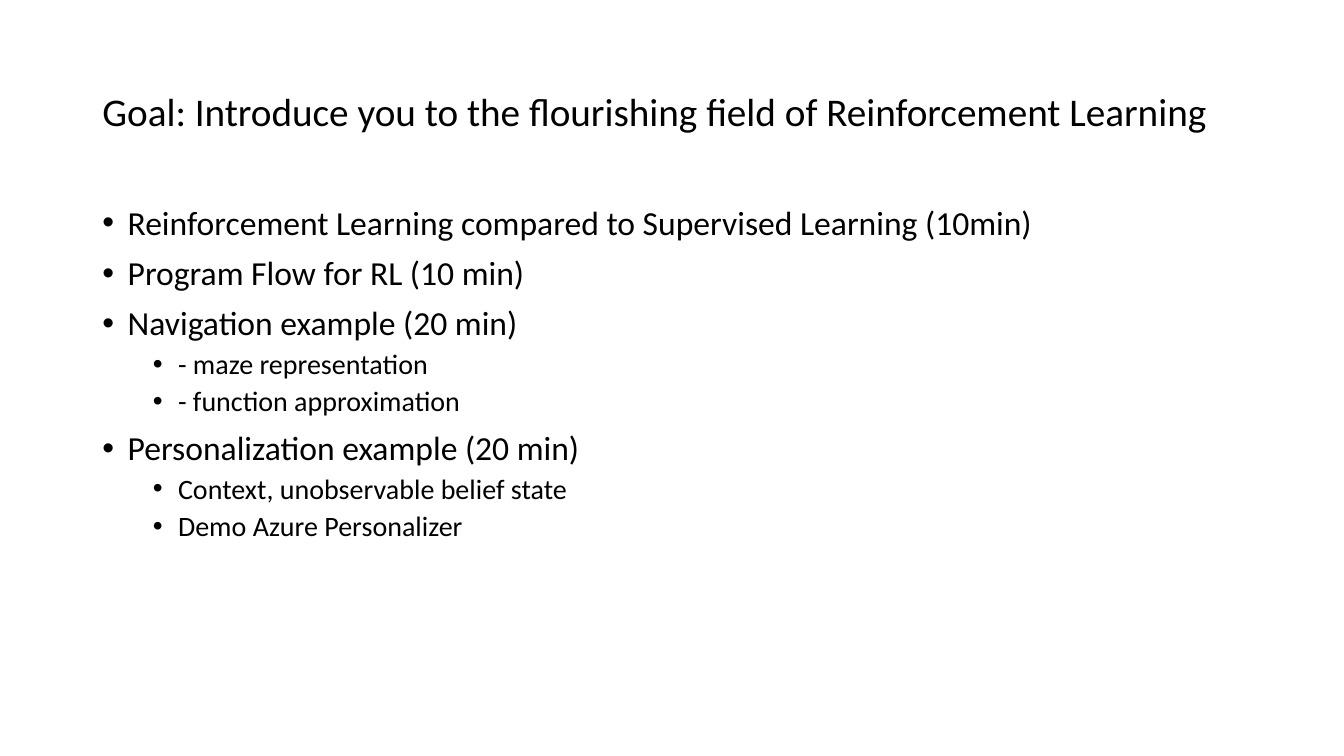
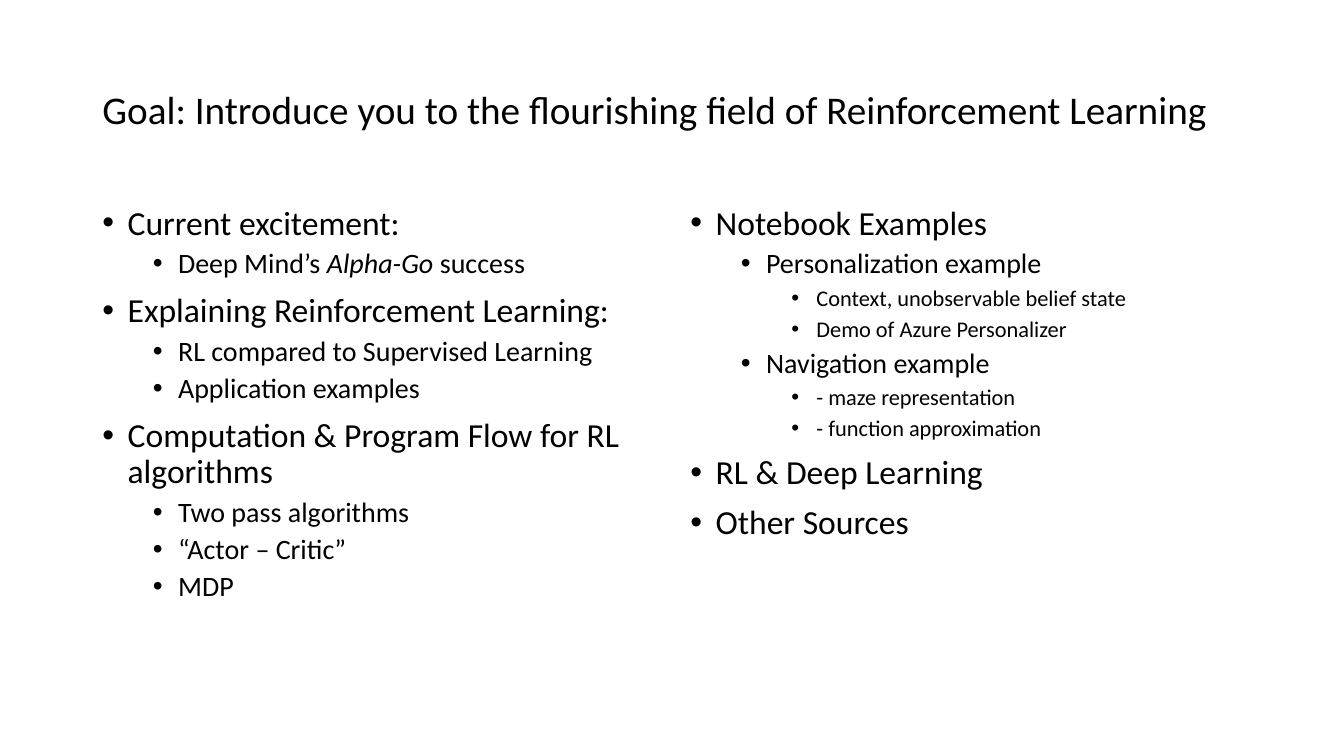
Before and after one commit to microsoft/ICSE2019, a slide deck: slide 2 of Rlearning/RL_ICSE.pptx. Drawn at 1344x756 pixels with LibreOffice and Linux fonts; fonts in the diff are those of the drawing. Boxes give left, top, right and bottom in pixels: in the first picture for what was removed or moved away, otherwise in the second. Text is boxed around its words. In the diff, an @@ line names an element or a change of style, - is before the commit and + after.

```diff
--- a/Rlearning/RL_ICSE.pptx
+++ b/Rlearning/RL_ICSE.pptx
@@ text at [128,212,619,596]: text changed; size 24 to 20 pt @@
-• Reinforcement Learning compared to Supervised Learning (10min)
-• Program Flow for RL (10 min)
-• Navigation example (20 min)
-  • - maze representation
-  • - function approximation
-• Personalization example (20 min)
-  • Context, unobservable belief state
-  • Demo Azure Personalizer
+• Current excitement:
+  • Deep Mind’s Alpha-Go success
+• Explaining Reinforcement Learning:
+  • RL compared to Supervised Learning
+  • Application examples
+• Computation & Program Flow for RL algorithms
+  • Two pass algorithms
+  • “Actor – Critic”
+  • MDP
@@ text added at [716,211,1125,535], 16 pt, text #000000 @@
+• Notebook Examples
+  • Personalization example
+    • Context, unobservable belief state
+    • Demo of Azure Personalizer
+  • Navigation example
+    • - maze representation
+    • - function approximation
+• RL & Deep Learning
+• Other Sources
```
Also in this commit, not shown: 8 other slides changed, 5 slides added.
